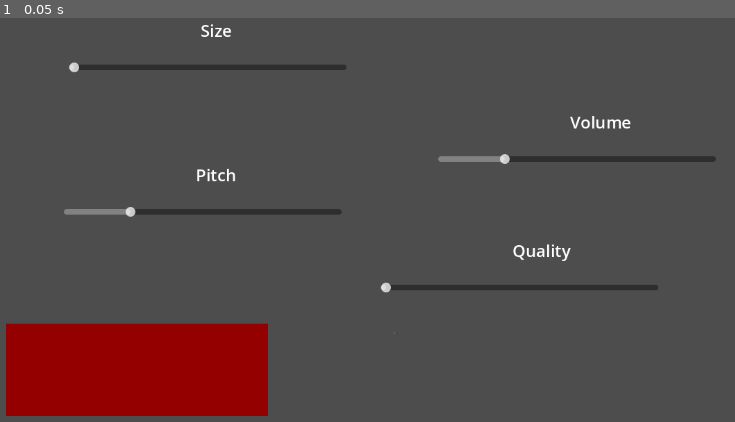
Above: before the commit, frame 1.
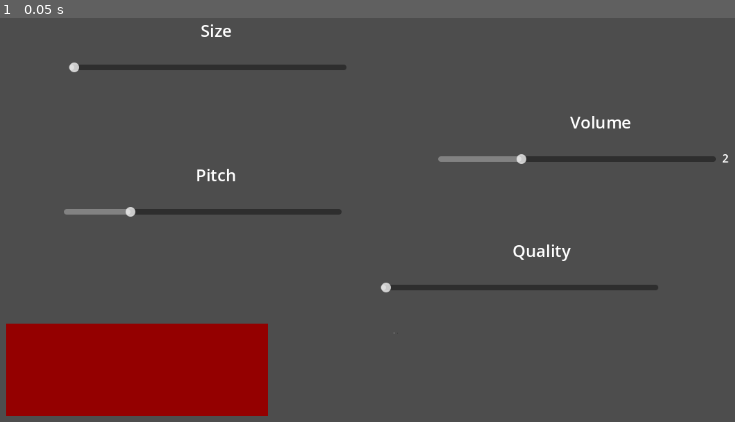
Above: after the commit, the same moment.

Repository: Benjamin-Fever/Global-Game-Jam-2024
Game: Godot game, scene res://even_more.tscn
The game is run twice, just before and just after one commit, with the same random seed, the same clock (stepped at 60 frames per second) and the same inputs. This scene is started directly instead of the project's main scene.
Inputs:
- Up to frame 1 (0.05 s): no input

The runs differ from the first frame. In frame 1, less than 0.1% of the frame differs, in the area x 68-100%, y 33-37%.

Commit message:
Prime No

Diff:
--- a/Global.gd
+++ b/Global.gd
@@ -4,4 +4,4 @@
 
 var pitch : float = 1.0
 
-var db : float = 0.0
+var db : float = 2.0
--- a/even_more.tscn
+++ b/even_more.tscn
@@ -55,7 +55,8 @@
 grow_horizontal = 2
 grow_vertical = 2
 pivot_offset = Vector2(2, 7)
-min_value = -30.0
+max_value = 34.0
+value = 10.0
 
 [node name="Label" type="Label" parent="volume"]
 layout_mode = 0
@@ -65,6 +66,14 @@
 offset_bottom = -24.0
 theme_override_font_sizes/font_size = 24
 text = "Volume"
+
+[node name="PrimeNo" type="Label" parent="volume"]
+layout_mode = 0
+offset_left = 409.0
+offset_top = -1.0
+offset_right = 449.0
+offset_bottom = 22.0
+text = "2.0"
 
 [node name="pitch" type="HSlider" parent="."]
 layout_mode = 1
--- a/even_more_options.gd
+++ b/even_more_options.gd
@@ -6,16 +6,22 @@
 @export var syncPosNode : Array[Control] = []
 @onready var volume = $volume
 @onready var pitch = $pitch
+@onready var num = $volume/PrimeNo
+
+@onready var primes = [-29.0,-23.0,-19.0,-17.0,-13.0,-11.0,-7.0,-5.0,-3.0,-2.0,
+2.0, 3.0, 5.0, 7.0, 11.0, 13.0, 17.0, 19.0, 23.0, 29.0, 31.0, 37.0, 41.0, 43.0,
+47.0, 53.0, 59.0, 61.0, 67.0, 71.0, 73.0, 79.0, 83.0, 89.0, 97.0]
 
 func _ready():
-	volume.value = 0.0
+	volume.value = 10
 	pitch.value = 1.0
 
 func _process(delta):
 	vSync.scale = Vector2(0.1 * sizeSlider.value, 0.1 * sizeSlider.value)
 	if (vSync.scale.x >= 1 and !vSync.button_pressed):
 		vSync.disabled = false
-	Global.db = volume.value
+	Global.db = primes[volume.value]
+	num.text = str(primes[volume.value])
 	Global.pitch = pitch.value
 
 
